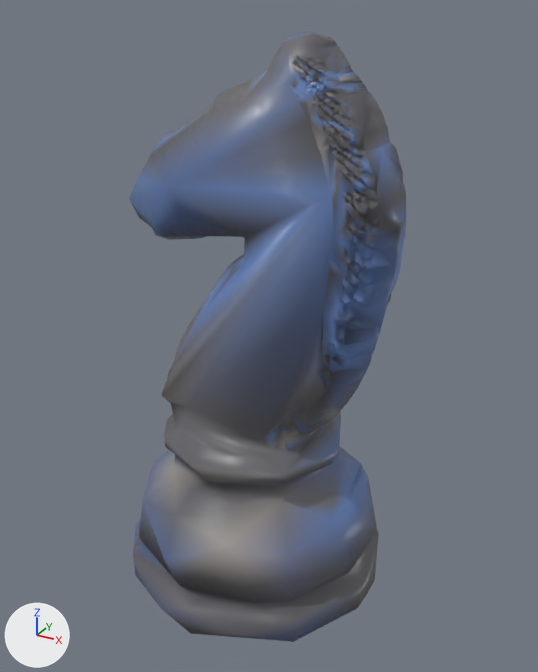
An edit to the glTF model scripts/assets/reports/previews/pieces-cobalt/cobalt_vein_black_knight.glb, drawn before and after from the same camera.
Both versions are drawn from a 50 mm lens placed at (0.043, -0.0744, 0.0738), pointed at (0.0016, 0.0008, 0.0362). Every picture has the same lights, and +X, +Y and +Z are marked at lower left. The first picture is the older version. Where no turn or scale is listed for an object, it has been applied to the vertices. Vertices at exactly the same position are counted once.

The scene before the commit, as lines of its bpy script (objects in view):
```python
me_cobalt_vein_black_knight = bpy.data.meshes.new('Cobalt Vein black knight')
me_cobalt_vein_black_knight.from_pydata(...)  # 3395 vertices, 6783 faces; spans x -0.0176..0.0176, y -0.0177..0.0177, z -0.0358..0.0358
me_cobalt_vein_black_knight.materials.append(mat_cobaltvein_black_stone)
ob_cobalt_vein_black_knight = bpy.data.objects.new('Cobalt Vein black knight', me_cobalt_vein_black_knight)
ob_cobalt_vein_black_knight.location = (0.0006, 0.0001, 0.036)
```
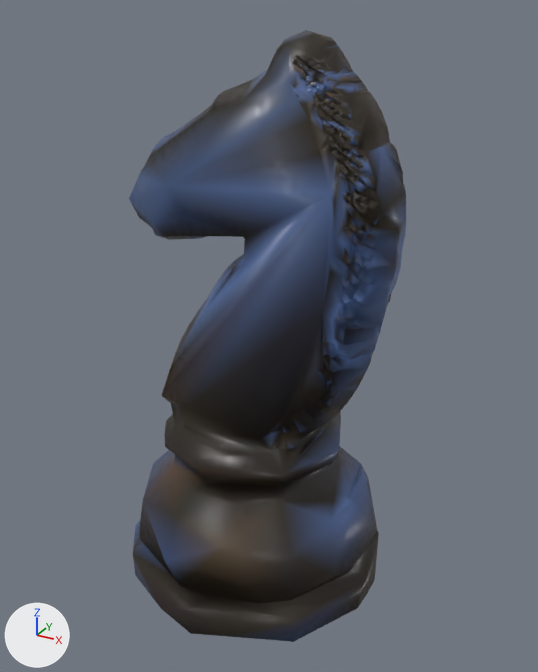
Commit message: Models from R2: inspect pieces/glanc pieces/cobalt pieces/medenka

Location of each change, [x1, y1, x2, y2] in pixels of the pictures (538 x 672 px):
part 1 of me_cobalt_vein_black_knight, recoloured (dark grey to black)
    both: [133, 30, 405, 642]
part 2 of me_cobalt_vein_black_knight, recoloured
    both: [267, 34, 399, 603]
part 3 of me_cobalt_vein_black_knight, recoloured (blue to dark blue)
    both: [129, 30, 406, 598]

Patch to the scene script:
```diff
--- a/scripts/assets/reports/previews/pieces-cobalt/cobalt_vein_black_knight.glb.py
+++ b/scripts/assets/reports/previews/pieces-cobalt/cobalt_vein_black_knight.glb.py
@@ me_cobalt_vein_black_knight @@
 me_cobalt_vein_black_knight.from_pydata(...)  # 3395 vertices, 6783 faces; spans x -0.0176..0.0176, y -0.0177..0.0177, z -0.0358..0.0358
 # used by ob_cobalt_vein_black_knight; location = (0.0006, 0.0001, 0.036)
+# me_cobalt_vein_black_knight part 1: 3219 faces centred in x -0.0175..0.017, y -0.0173..0.0171, z -0.0358..0.0356 are repainted in the vertex colours; the middle colour goes from dark grey #636368 to black #261c16
+# me_cobalt_vein_black_knight part 2: 824 faces centred in x -0.0162..0.0169, y -0.0146..0.0063, z -0.0358..0.035 are repainted in the vertex colours; the middle colour goes from dark grey #5a5a5f to brown #2e2616
+# me_cobalt_vein_black_knight part 3: 2740 faces centred in x -0.0175..0.0176, y -0.0157..0.0151, z -0.0338..0.0354 are repainted in the vertex colours; the middle colour goes from blue #6278a7 to dark blue #42557c
 me_cobalt_vein_black_knight.materials.append(mat_cobaltvein_black_stone)
```
